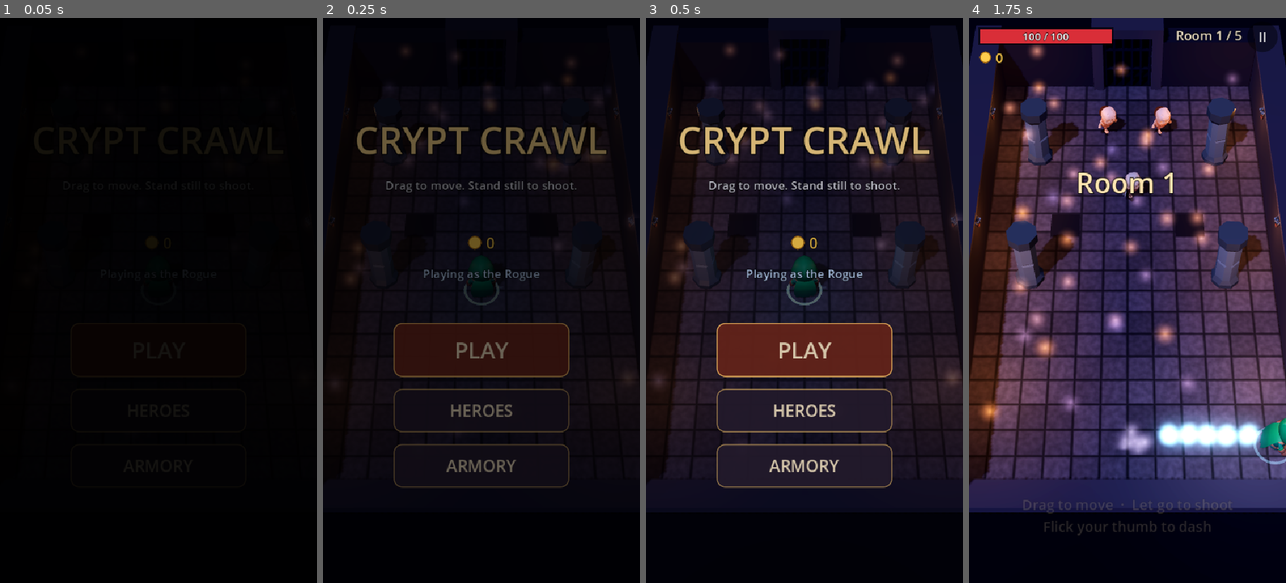
Above: before the commit, frames 1-4 (left to right).
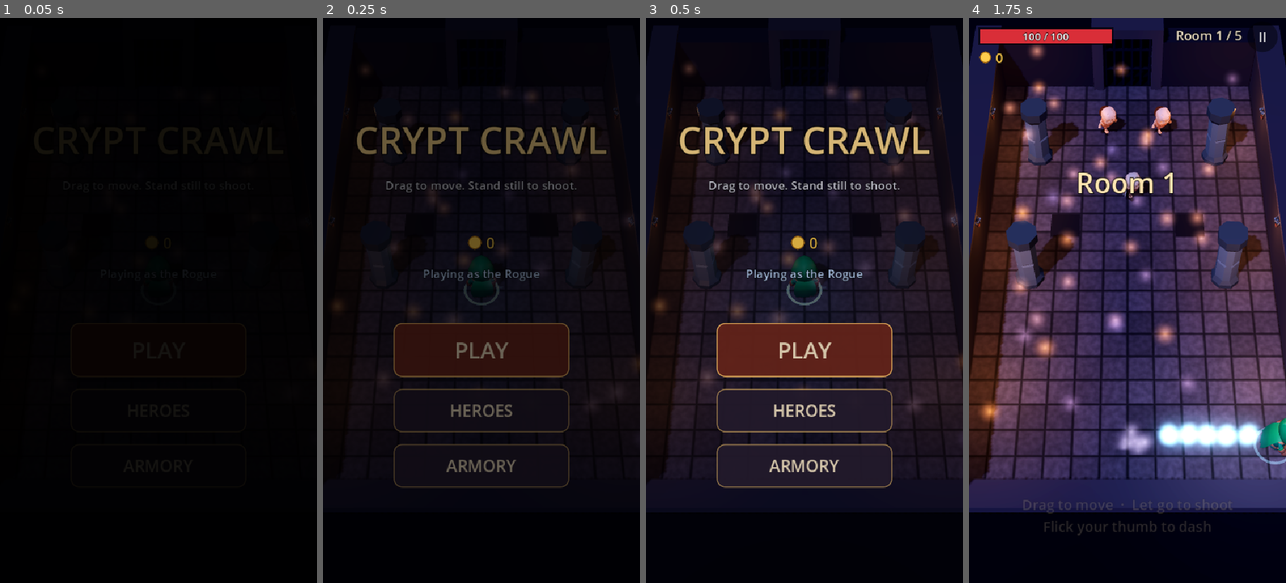
Above: after the commit, the same moments.

Repository: incorruptibleyt/AAA-GAME-DESIGN
Game: Godot game, scene res://scenes/main.tscn
The game is run twice, just before and just after one commit, with the same random seed, the same clock (stepped at 60 frames per second) and the same inputs.
Inputs (mouse positions are in pixels of both pictures, inside the frame that each line leads up to):
- Up to frame 1 (0.05 s): no input
- Up to frame 2 (0.25 s): no input
- Up to frame 3 (0.5 s): no input
- Up to frame 4 (1.75 s): click "PLAY" at 0.5 s; tap Enter at 1.25 s; move the mouse to (1197, 272) at 1.27 s; hold D from 1.28 s (still down); tap Space at 1.35, 1.52 s; click (1197, 272) at 1.42 s

The runs differ from the first frame. In frame 2, 0.4% of the frame differs, in the area x 3-100%, y 5-65%; in frame 3, 2.2%, in the area x 2-100%, y 4-70%; in frame 4, nothing differs.

Commit message:
Add a copyable run report and the Bone Spider, an original Blender-made monster
- End screens have a COPY RUN REPORT button: hero, result, damage taken per
  enemy, final blow, heals, dashes, blessings, Armory, room times, frame rate
- Damage sources are tagged (arrows, blasts, spikes, contact) for the report
- Bone Spider: modelled and animated from code by tools/blender/bone_spider.py
  (Idle, Running_A, Attack, Death); zig-zags, then pounces along a red strip
- Two new rooms: the spider nest (medium) and a spider hall (hard)
- Robot options: spiders (screenshot), spiderroom (forces spider rooms)

Co-Authored-By: Claude Opus 5.5 (1M context) <noreply@anthropic.com>
Claude-Session: https://claude.ai/code/session_011dCkZfSyMufLvisEdWMgRS

Diff:
--- a/scripts/autoplay.gd
+++ b/scripts/autoplay.gd
@@ -13,6 +13,7 @@
 var elites := false
 var hero_lineup := false
 var hero_menu := false
+var spider_shot := false
 var _hero_choice := ""
 var shop := false
 var quit_test := false
@@ -46,6 +47,12 @@
 			Game.coins = int(a.substr(6))
 		elif a == "elites":
 			elites = true
+		elif a == "spiderroom":
+			# Test the spider rooms: make the first rooms the spider nest and spider hall.
+			Game._run[0] = Layouts.MEDIUM[0]
+			Game._run[1] = Layouts.HARD[0]
+		elif a == "spiders":
+			spider_shot = true
 		elif a == "heromenu":
 			hero_menu = true
 		elif a == "heroes":
@@ -178,6 +185,16 @@
 				h.rotation.y = PI
 			Game.hero.place_at(Vector3(0, 0, 30))
 			Game.state = Game.State.TRANSITION
+			return
+		if spider_shot:
+			for i in 3:
+				var sp := Game.spawn_enemy("s", Vector3(-2.5 + i * 2.5, 0, 4.0 - absf(i - 1) * 1.0))
+				sp.rotation.y = PI
+			Game.spawn_enemy("w", Vector3(0, 0, 0.5))
+			Game.hero.place_at(Vector3(0, 0, 8.0))
+			Game.state = Game.State.TRANSITION
+			for a in Actor.all:
+				a.rotation.y = PI
 			return
 		var kinds := ["m", "w", "a", "g", "x", "t"]
 		for i in kinds.size():
--- /dev/null
+++ b/scripts/enemies/bone_spider.gd
@@ -0,0 +1,67 @@
+class_name BoneSpider
+extends Enemy
+## A fast bone spider (our own model, built by tools/blender/bone_spider.py). It scuttles
+## in zig-zags, then crouches, shows a red strip, and pounces along it.
+
+enum Mode { SCUTTLE, CROUCH, POUNCE, REST }
+var _mode := Mode.SCUTTLE
+var _timer := 1.0
+var _dir := Vector3.FORWARD
+var _zig := 1.0
+var _zig_t := 0.0
+
+
+func _setup() -> void:
+	init_health(24.0)
+	move_speed = 4.4
+	contact_damage = 8.0
+	radius = 0.55
+	center_height = 0.5
+	knockback_scale = 1.2
+	drop_chance = 0.15
+	var look := bones("Bone_Spider", 1.15, Color(0.3, 1.0, 0.55))
+	look.attack_anim = "Attack"
+	make_visual(look)
+
+
+func _think(hero: Hero, delta: float) -> void:
+	var to := hero.global_position - global_position
+	to.y = 0.0
+	_timer -= delta
+	match _mode:
+		Mode.SCUTTLE:
+			# Zig-zag towards the hero so it's harder to hit.
+			_zig_t -= delta
+			if _zig_t <= 0.0:
+				_zig_t = randf_range(0.35, 0.7)
+				_zig = -_zig
+			var side := to.normalized().cross(Vector3.UP) * _zig * 0.8
+			walk(to.normalized() + side, delta)
+			if to.length() < 4.6 and _timer <= 0.0:
+				_mode = Mode.CROUCH
+				_timer = 0.55
+				_dir = to.normalized()
+				track(Telegraph.line(global_position, _dir, 5.5, 0.9, 0.55, Callable()))
+				Sfx.play("warn", 0.6)
+		Mode.CROUCH:
+			stand(delta)
+			face(_dir, 25.0, delta)
+			visual.position.y = -0.12
+			if _timer <= 0.0:
+				_mode = Mode.POUNCE
+				_timer = 0.3
+				visual.position.y = 0.0
+				visual.attack()
+				contact_damage = 15.0
+		Mode.POUNCE:
+			move_by(_dir * 17.0 * delta, delta)
+			if _timer <= 0.0:
+				_mode = Mode.REST
+				_timer = 0.8
+				contact_damage = 8.0
+				Fx.dust(global_position, 8)
+		Mode.REST:
+			stand(delta)
+			if _timer <= 0.0:
+				_mode = Mode.SCUTTLE
+				_timer = 1.2
--- a/scripts/enemies/bone_spitter.gd
+++ b/scripts/enemies/bone_spitter.gd
@@ -46,4 +46,4 @@
 	Sfx.play("shoot", 0.7)
 	for angle in [-0.28, 0.0, 0.28]:
 		var dir := d.rotated(Vector3.UP, angle)
-		Projectile.fire(Team.UNDEAD, global_position + Vector3.UP * 0.9 + dir * 0.6, dir, 10.0, 8.0, Color(0.6, 1.0, 0.4), 0.22)
+		Projectile.fire(Team.UNDEAD, global_position + Vector3.UP * 0.9 + dir * 0.6, dir, 10.0, 8.0, Color(0.6, 1.0, 0.4), 0.22, "Bone Spitter")
--- a/scripts/enemies/enemy.gd
+++ b/scripts/enemies/enemy.gd
@@ -31,6 +31,7 @@
 		"L": e = Lich.new()
 		"x": e = SkeletonBomber.new()
 		"t": e = BoneSpitter.new()
+		"s": e = BoneSpider.new()
 		_: e = SkeletonMinion.new()
 	e.team = Team.UNDEAD
 	parent.add_child(e)
@@ -50,6 +51,19 @@
 
 func display_name() -> String:
 	return "Skeleton"
+
+
+## A readable name for this kind of skeleton, e.g. "Skeleton Warrior" (for the run report).
+func kind_name() -> String:
+	if is_boss:
+		return display_name()
+	var n := str(get_script().get_global_name())
+	var out := ""
+	for i in n.length():
+		if i > 0 and n[i] == n[i].to_upper() and n[i] != n[i].to_lower():
+			out += " "
+		out += n[i]
+	return ("Elite " if elite else "") + out
 
 
 ## Turns this skeleton into a golden elite.
@@ -144,6 +158,7 @@
 	var reach := radius + hero.radius + 0.1
 	if d.length_squared() < reach * reach:
 		_contact_cooldown = 0.8
+		Game.hit_source = kind_name()
 		hero.take_damage(contact_damage, d, 9.0)
 
 
--- a/scripts/enemies/lich.gd
+++ b/scripts/enemies/lich.gd
@@ -87,7 +87,7 @@
 			return
 		for a in arms:
 			var d := Vector3.FORWARD.rotated(Vector3.UP, spin + a * TAU / arms)
-			Projectile.fire(Team.UNDEAD, global_position + Vector3.UP * 1.2 + d * 1.0, d, 11.0, 6.0, Color(0.4, 0.9, 1.0), 0.25)
+			Projectile.fire(Team.UNDEAD, global_position + Vector3.UP * 1.2 + d * 1.0, d, 11.0, 6.0, Color(0.4, 0.9, 1.0), 0.25, "Lich")
 		spin += 0.33
 		if i % 3 == 0:
 			Sfx.play("shoot", 0.5)
@@ -120,7 +120,7 @@
 	var count := 14 if _enraged else 10
 	for i in count:
 		var d := Vector3.FORWARD.rotated(Vector3.UP, i * TAU / count)
-		Projectile.fire(Team.UNDEAD, global_position + Vector3.UP * 1.2 + d * 1.0, d, 11.0, 7.0, Color(0.5, 0.95, 1.0), 0.25)
+		Projectile.fire(Team.UNDEAD, global_position + Vector3.UP * 1.2 + d * 1.0, d, 11.0, 7.0, Color(0.5, 0.95, 1.0), 0.25, "Lich")
 	await _wait(0.5)
 
 
@@ -136,7 +136,7 @@
 		d = d.normalized()
 		for angle in [-0.36, -0.18, 0.0, 0.18, 0.36]:
 			var dir := d.rotated(Vector3.UP, angle)
-			Projectile.fire(Team.UNDEAD, global_position + Vector3.UP * 1.2 + dir * 1.0, dir, 12.0, 9.0, Color(0.7, 0.5, 1.0), 0.24)
+			Projectile.fire(Team.UNDEAD, global_position + Vector3.UP * 1.2 + dir * 1.0, dir, 12.0, 9.0, Color(0.7, 0.5, 1.0), 0.24, "Lich")
 		Sfx.play("shoot", 0.8)
 		await _wait(0.55)
 
--- a/scripts/enemies/skeleton_archer.gd
+++ b/scripts/enemies/skeleton_archer.gd
@@ -53,5 +53,5 @@
 	if dead:
 		return
 	visual.attack()
-	var p := Projectile.fire(Team.UNDEAD, global_position + Vector3.UP * 0.9 + d * 0.5, d, 12.0, 10.0, Color(1, 0.8, 0.3), 0.2)
+	var p := Projectile.fire(Team.UNDEAD, global_position + Vector3.UP * 0.9 + d * 0.5, d, 12.0, 10.0, Color(1, 0.8, 0.3), 0.2, "Archer")
 	p.push = 5.0
--- a/scripts/enemies/skeleton_bomber.gd
+++ b/scripts/enemies/skeleton_bomber.gd
@@ -56,6 +56,8 @@
 		var d := a.global_position - spot
 		d.y = 0.0
 		if d.length() < BLAST_RADIUS + a.radius * 0.5:
+			if a is Hero:
+				Game.hit_source = "Bomber"
 			a.take_damage(22.0 if a is Hero else 30.0, d, 10.0)
 	# The blast takes the bomber with it.
 	drop_chance = 0.0
--- a/scripts/enemies/skeleton_king.gd
+++ b/scripts/enemies/skeleton_king.gd
@@ -88,7 +88,7 @@
 		var offset := w * (PI / count)
 		for i in count:
 			var d := Vector3.FORWARD.rotated(Vector3.UP, offset + i * TAU / count)
-			Projectile.fire(Team.UNDEAD, global_position + Vector3.UP + d * 1.1, d, 12.0, 6.5, Color(1, 0.35, 0.25), 0.28)
+			Projectile.fire(Team.UNDEAD, global_position + Vector3.UP + d * 1.1, d, 12.0, 6.5, Color(1, 0.35, 0.25), 0.28, DISPLAY_NAME)
 		Sfx.play("shoot", 0.8)
 		await _wait(0.45)
 
--- a/scripts/enemies/skeleton_mage.gd
+++ b/scripts/enemies/skeleton_mage.gd
@@ -55,4 +55,5 @@
 	var d := hero.global_position - spot
 	d.y = 0.0
 	if d.length() < r + hero.radius * 0.5:
+		Game.hit_source = "Magic blast"
 		hero.take_damage(dmg, d, 8.0)
--- a/scripts/game.gd
+++ b/scripts/game.gd
@@ -42,6 +42,15 @@
 var _exit_arrow: Node3D
 var _start_blessing := {}
 var _env: Environment
+## Run report: numbers collected during a run so Jesse can paste them back for balancing.
+const BUILD := "2026-10-24"
+var hit_source := ""
+var _last_report := ""
+var _rep := {}
+var _fps_sum := 0.0
+var _fps_n := 0
+var _fps_low := 999.0
+var _fps_t := 0.0
 var _high_graphics := true
 var _combo := 0
 var _combo_left := 0.0
@@ -78,6 +87,9 @@
 	hud.armory_pressed.connect(_open_armory)
 	hud.armory_buy.connect(_buy_upgrade)
 	hud.heroes_pressed.connect(_open_heroes)
+	hud.copy_report_pressed.connect(func():
+		DisplayServer.clipboard_set(_last_report)
+		Sfx.play("click"))
 	hud.hero_pick.connect(_pick_hero)
 	hud.resume_pressed.connect(func(): if state == State.PAUSED: _resume())
 	hud.quit_run_pressed.connect(_quit_to_title)
@@ -146,6 +158,13 @@
 	_state_time += delta
 	if state == State.PLAYING:
 		_run_time += delta
+		_fps_t += delta
+		if _fps_t >= 1.0:
+			_fps_t = 0.0
+			var f := Engine.get_frames_per_second()
+			_fps_sum += f
+			_fps_n += 1
+			_fps_low = minf(_fps_low, f)
 		if _combo_left > 0.0:
 			_combo_left -= delta
 			if _combo_left <= 0.0:
@@ -377,7 +396,76 @@
 	_go_to_room(0)
 
 
+func _reset_report() -> void:
+	_rep = {"damage": {}, "hits": 0, "healed": 0.0, "dash": 0, "ward": 0, "second_wind": 0,
+		"best_combo": 0, "rooms": [], "room_start": 0.0, "killed_by": ""}
+	_fps_sum = 0.0
+	_fps_n = 0
+	_fps_low = 999.0
+
+
+func report_damage(amount: float) -> void:
+	if _rep.is_empty() or amount <= 0.0:
+		return
+	var src := hit_source if hit_source != "" else "Other"
+	hit_source = ""
+	_rep.damage[src] = _rep.damage.get(src, 0.0) + amount
+	_rep.hits += 1
+	_rep.killed_by = src
+
+
+func report_event(what: String, amount := 1.0) -> void:
+	if _rep.is_empty() or not _rep.has(what):
+		return
+	_rep[what] += amount
+
+
+func _report_room_done(label: String) -> void:
+	if _rep.is_empty():
+		return
+	_rep.rooms.append("%s %s" % [label, _format_time(_run_time - _rep.room_start)])
+
+
+## The text that the COPY RUN REPORT button puts on the clipboard.
+func run_report(result: String) -> String:
+	var cfg := _load_save()
+	var lines := []
+	lines.append("Crypt Crawl run report (build %s)" % BUILD)
+	lines.append("Hero: %s | %s | Time %s" % [Heroes.get_hero(hero.hero_id).title if hero else "?", result, _format_time(_run_time)])
+	lines.append("Kills %d | Coins +%d | Best combo x%d | Health %d/%d" % [_kills, run_coins, _rep.get("best_combo", 0),
+		ceili(hero.health) if hero else 0, roundi(hero.max_health) if hero else 0])
+	var dmg: Dictionary = _rep.get("damage", {})
+	var srcs := dmg.keys()
+	srcs.sort_custom(func(a, b): return dmg[a] > dmg[b])
+	var parts := []
+	var total := 0.0
+	for k in srcs:
+		parts.append("%s %d" % [k, roundi(dmg[k])])
+		total += dmg[k]
+	lines.append("Damage taken %d in %d hits: %s" % [roundi(total), _rep.get("hits", 0), ", ".join(parts) if parts else "none"])
+	if _rep.get("killed_by", "") != "" and state == State.DEAD:
+		lines.append("Final blow: " + _rep.killed_by)
+	lines.append("Healed %d | Dashes %d | Ward blocks %d | Second Wind used %d" % [roundi(_rep.get("healed", 0.0)), _rep.get("dash", 0), _rep.get("ward", 0), _rep.get("second_wind", 0)])
+	var bl := []
+	for id in _taken:
+		for u in Upgrades.LIST:
+			if u.id == id:
+				bl.append(u.title + ("" if _taken[id] == 1 else " x%d" % _taken[id]))
+	lines.append("Blessings: " + (", ".join(bl) if bl else "none"))
+	var arm := []
+	for u in Armory.LIST:
+		var lv := Armory.level(cfg, u.id)
+		if lv > 0:
+			arm.append("%s %d" % [u.title, lv])
+	lines.append("Armory: " + (", ".join(arm) if arm else "none"))
+	lines.append("Rooms: " + ", ".join(_rep.get("rooms", [])))
+	lines.append("Graphics %s | FPS avg %d, lowest %d" % ["High" if _high_graphics else "Low",
+		roundi(_fps_sum / maxf(1.0, _fps_n)), roundi(_fps_low if _fps_low < 999.0 else 0.0)])
+	return "\n".join(lines)
+
+
 func _reset_run_stats() -> void:
+	_reset_report()
 	_run_time = 0.0
 	_kills = 0
 	run_coins = 0
@@ -484,6 +572,8 @@
 	if not spawn_enemies:
 		return
 	hud.set_room(index + 1, _combat_rooms(), _in_boss_room(), floor_num)
+	if not _rep.is_empty():
+		_rep.room_start = _run_time
 	if not _in_boss_room():
 		hud.banner("Room %d" % (index + 1))
 	hud.show_hint("Drag to move  ·  Let go to shoot\nFlick your thumb to dash" if floor_num == 1 and index == 0 else "")
@@ -556,6 +646,8 @@
 	_combo = _combo + 1 if _combo_left > 0.0 else 1
 	_combo_left = 2.5
 	hud.show_combo(_combo)
+	if not _rep.is_empty():
+		_rep.best_combo = maxi(_rep.best_combo, _combo)
 	if _combo >= 5 and e != boss:
 		Pickup.drop_coins(e.global_position, 1)
 	if e == boss:
@@ -572,6 +664,7 @@
 
 
 func _room_cleared() -> void:
+	_report_room_done("F%dR%d" % [floor_num, _room_index + 1])
 	_save_coins()
 	hud.banner("Room Cleared")
 	await get_tree().create_timer(0.9, false).timeout
@@ -614,6 +707,7 @@
 func _win() -> void:
 	var boss_name := boss.display_name() if is_instance_valid(boss) else "The boss"
 	var where := boss.global_position if is_instance_valid(boss) else hero.global_position
+	_report_room_done("F%d Boss" % floor_num)
 	_set_state(State.VICTORY)
 	finisher(where, 0.2, 1.0, Color(1, 0.5, 0.3))
 	_clear_enemy_attacks()
@@ -628,6 +722,8 @@
 	hud.show_end(true, true, "%s of floor %d has fallen.\n\nTime  %s\nSkeletons destroyed  %d\nCoins this run  %d" % [boss_name, floor_num, _format_time(_run_time), _kills, run_coins],
 		"Tap to descend to floor %d" % (floor_num + 1))
 	_state_time = 0.0
+	_last_report = run_report("Beat floor %d" % floor_num)
+	print("[report]\n" + _last_report)
 
 
 func on_hero_died() -> void:
@@ -642,6 +738,8 @@
 	hud.show_end(true, false, "You fell in %s.\n\nTime  %s\nSkeletons destroyed  %d\nCoins kept  %d  (spend them in the Armory)" % [where, _format_time(_run_time), _kills, run_coins],
 		"", true)
 	_state_time = 0.0
+	_last_report = run_report("Died on floor %d, %s" % [floor_num, "boss room" if _in_boss_room() else "room %d of %d" % [_room_index + 1, _combat_rooms()]])
+	print("[report]\n" + _last_report)
 
 
 func _on_pause_pressed() -> void:
--- a/scripts/hero.gd
+++ b/scripts/hero.gd
@@ -100,6 +100,12 @@
 	return not dead and _invulnerable <= 0.0 and _dash_left <= 0.0 and Game.state == Game.State.PLAYING
 
 
+func heal(amount: float) -> void:
+	var before := health
+	super.heal(amount)
+	Game.report_event("healed", health - before)
+
+
 func dash_ready() -> bool:
 	return _dash_cooldown <= 0.0
 
@@ -116,6 +122,7 @@
 	knockback = Vector3.ZERO
 	rotation.y = atan2(-_dash_dir.x, -_dash_dir.z)
 	Sfx.play("dash", 0.7)
+	Game.report_event("dash")
 	Fx.dust(global_position, 10)
 
 
@@ -227,6 +234,7 @@
 		return
 	if ward > 0:
 		ward -= 1
+		Game.report_event("ward")
 		_invulnerable = 0.7
 		Fx.magic(center(), Color(0.8, 0.9, 1.0), 24)
 		Sfx.play("upgrade", 0.6)
@@ -234,6 +242,7 @@
 		return
 	if second_wind and amount * Game.damage_scale() * (1.0 - armor) >= health:
 		second_wind = false
+		Game.report_event("second_wind")
 		health = max_health * 0.5
 		_invulnerable = 2.0
 		Fx.magic(center(), Color(1, 0.9, 0.5), 50)
@@ -241,7 +250,9 @@
 		Game.shake(0.4)
 		Game.hud.banner("Second Wind!", Color(1, 0.9, 0.5))
 		return
+	var before := health
 	super.take_damage(amount * Game.damage_scale() * (1.0 - armor), direction, push, crit)
+	Game.report_damage(before - health)
 	if dead:
 		return
 	Sfx.play("hurt")
--- a/scripts/hud.gd
+++ b/scripts/hud.gd
@@ -12,6 +12,7 @@
 signal armory_buy(id: String)
 signal heroes_pressed
 signal hero_pick(id: String)
+signal copy_report_pressed
 signal resume_pressed
 signal quit_run_pressed
 signal retry_pressed
@@ -68,6 +69,7 @@
 var _shop_title: Label
 var _shop_sub: Label
 var _title_hero: Label
+var _copy_button: Button
 var _end_buttons: Control
 var _music_button: Button
 var _sounds_button: Button
@@ -479,6 +481,13 @@
 	col.add_child(_end_title)
 	_end_stats = label("", 22, Color(0.85, 0.85, 0.9))
 	col.add_child(_end_stats)
+	# Copies a detailed report of the run, to paste to Claude for balancing.
+	_copy_button = button("COPY RUN REPORT", 20, Color(0.1, 0.12, 0.18, 0.95), Color(0.5, 0.75, 1.0, 0.7))
+	_copy_button.custom_minimum_size = Vector2(300, 56)
+	_copy_button.pressed.connect(func():
+		_copy_button.text = "Copied! Paste it to Claude"
+		copy_report_pressed.emit())
+	col.add_child(_centered(_copy_button))
 	var spacer := Control.new()
 	spacer.custom_minimum_size = Vector2(0, 100)
 	col.add_child(spacer)
@@ -588,7 +597,8 @@
 	if event is InputEventScreenTouch:
 		var t := event as InputEventScreenTouch
 		if t.pressed:
-			if _end_box.visible and not _end_buttons.visible and not _armory_box.visible:
+			if _end_box.visible and not _end_buttons.visible and not _armory_box.visible \
+					and not _copy_button.get_global_rect().has_point(t.position):
 				screen_tapped.emit()
 				return
 			if _safe.visible and _pause_button.get_global_rect().has_point(t.position):
@@ -916,6 +926,7 @@
 	if not v:
 		return
 	_end_tap.text = tap_text
+	_copy_button.text = "COPY RUN REPORT"
 	_end_tap.visible = not buttons
 	_end_buttons.visible = buttons
 	_end_title.text = "VICTORY" if victory else "YOU DIED"
--- a/scripts/layouts.gd
+++ b/scripts/layouts.gd
@@ -11,6 +11,7 @@
 ##   a  skeleton archer      g  skeleton mage
 ##   x  bone bomber (runs at you and explodes)
 ##   t  bone spitter (stays put, spits three shards)
+##   s  bone spider (zig-zags, then pounces)
 ##   ^  spike trap (glows red, then spikes shoot up)
 ##   K  the boss (the Skeleton King, or the Lich on every second floor)
 
@@ -123,6 +124,24 @@
 ]
 
 const MEDIUM := [
+	# The spider nest: webbed corners and a pack of bone spiders.
+	[
+		".........",
+		"..s...s..",
+		".c.....c.",
+		"....s....",
+		".........",
+		"..#...#..",
+		".........",
+		"...m.m...",
+		".........",
+		"..#...#..",
+		".........",
+		".........",
+		".........",
+		".........",
+		".........",
+	],
 	[
 		".........",
 		".a.....a.",
@@ -228,6 +247,24 @@
 ]
 
 const HARD := [
+	# Spiders and archers: dodge the pounces while arrows fly.
+	[
+		".........",
+		".a.....a.",
+		"..b...b..",
+		"...s.s...",
+		".........",
+		"#..#.#..#",
+		".........",
+		"..s...s..",
+		".........",
+		"..^...^..",
+		".........",
+		".........",
+		".........",
+		".........",
+		".........",
+	],
 	[
 		".g.....g.",
 		".........",
--- a/scripts/projectile.gd
+++ b/scripts/projectile.gd
@@ -14,13 +14,16 @@
 var frost := false
 ## Mage orbs: on hitting something, also hurt everything nearby.
 var splash := 0.0
+## What fired it, for the run report ("Archer", "Lich"...).
+var source := "Shot"
 var life := 4.0
 var dir := Vector3.FORWARD
 var _hit := {}
 
 
-static func fire(team: int, origin: Vector3, direction: Vector3, dmg: float, spd: float, col: Color, size := 0.22) -> Projectile:
+static func fire(team: int, origin: Vector3, direction: Vector3, dmg: float, spd: float, col: Color, size := 0.22, src := "Shot") -> Projectile:
 	var p := Projectile.new()
+	p.source = src
 	direction.y = 0.0
 	p.dir = direction.normalized()
 	p.owner_team = team
@@ -61,6 +64,8 @@
 			continue
 		_hit[a] = true
 		var crit := randf() < crit_chance
+		if a is Hero:
+			Game.hit_source = source
 		a.take_damage(damage * 2.0 if crit else damage, dir, push, crit)
 		if burn_dps > 0.0 and not a.dead:
 			Burning.apply(a, burn_dps, 2.5)
--- a/scripts/room.gd
+++ b/scripts/room.gd
@@ -170,7 +170,7 @@
 					var trap := SpikeTrap.new()
 					add_child(trap)
 					trap.position = p
-				"m", "w", "a", "g", "K", "L", "x", "t":
+				"m", "w", "a", "g", "K", "L", "x", "t", "s":
 					spawns.append({"kind": ch, "pos": p})
 
 
--- a/scripts/spike_trap.gd
+++ b/scripts/spike_trap.gd
@@ -61,4 +61,5 @@
 				var d := hero.global_position - global_position
 				if absf(d.x) < HALF + hero.radius * 0.5 and absf(d.z) < HALF + hero.radius * 0.5:
 					_hit_this_time = true
+					Game.hit_source = "Spike trap"
 					hero.take_damage(DAMAGE, Vector3.ZERO, 0.0)
Binary file added: art/original/Bone_Spider.glb
Not shown, added: art/original/Bone_Spider.glb.import
Not shown, added: scripts/enemies/bone_spider.gd.uid
